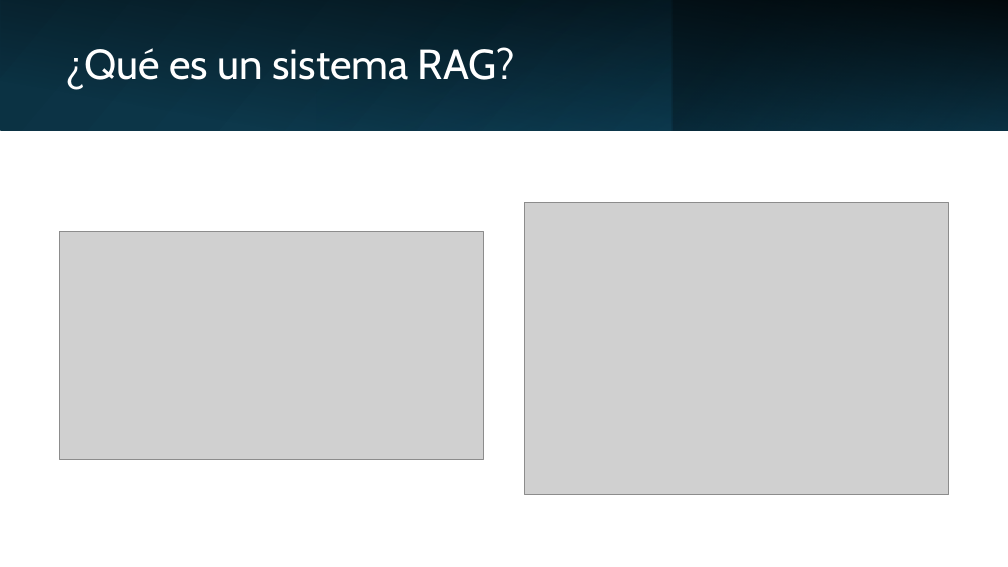
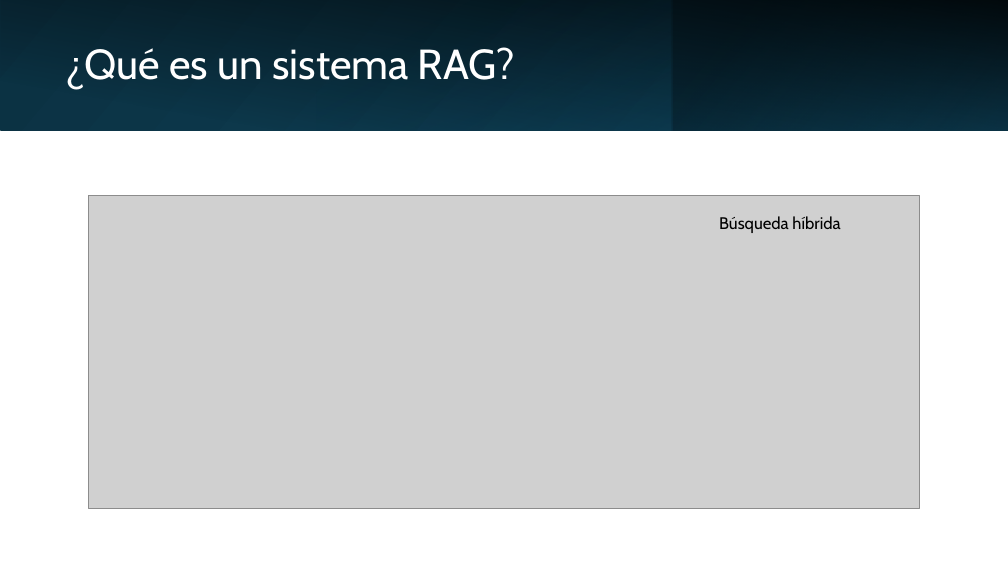
Before and after one commit to sofinegue/TFG-RAG, a slide deck: slide 5 of doc/20260227_Presentacion_AnexoB.pptx (slide 2 before the commit). Drawn at 1008x567 pixels with LibreOffice and Linux fonts; fonts in the diff are those of the drawing; grey boxes stand for pictures. Boxes give left, top, right and bottom in pixels: in the first picture for what was removed or moved away, otherwise in the second. Text is boxed around its words. In the diff, an @@ line names an element or a change of style, - is before the commit and + after.

```diff
--- a/doc/20260227_Presentacion_AnexoB.pptx
+++ b/doc/20260227_Presentacion_AnexoB.pptx
@@ picture added at (88, 196, 920, 508) @@
@@ picture removed at (525, 203, 949, 495) @@
@@ picture removed at (59, 231, 483, 460) @@
@@ text added at (719, 216, 840, 233), 16 pt, text #000000 @@
+Búsqueda híbrida
```
Also in this commit, not shown: 2 other slides changed, 4 slides added, 2 slides removed, 4 other files.
